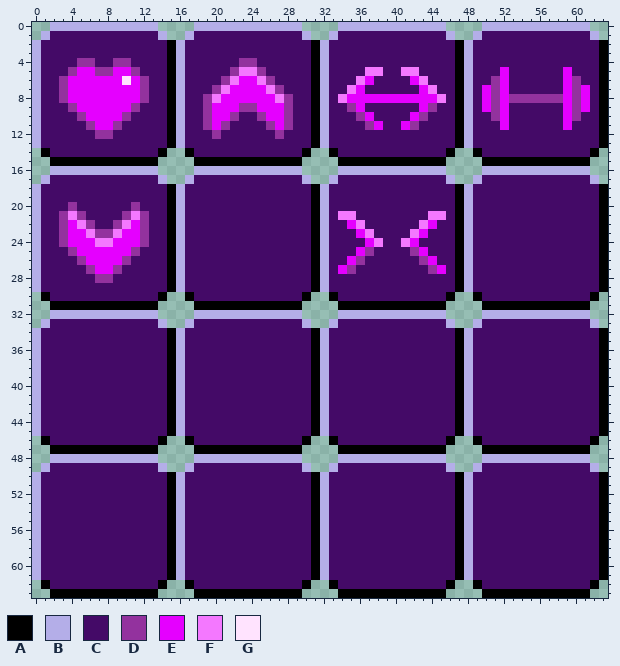
Edited in one commit: pixel-art sprite (assets/sprite_sheet.png). Above is the file before it was changed.
The file is 64x64 pixels.
Palette (. is transparent): A #000000  B #b4aee8  C #440a67  D #93329e  E #e500ff  F #f478ff  G #ffe3fe
Pixels before (only the part around the change), first column x 4:
14 CCCCCCCCCCA..ACCCCCCCCCCCCA..ACCCCCCC
15 AAAAAAAAAA....AAAAAAAAAAAA....AAAAAAA
16 BBBBBBBBBB....BBBBBBBBBBBB....BBBBBBB
17 CCCCCCCCCCB..BCCCCCCCCCCCCB..BCCCCCCC
18 CCCCCCCCCCCABCCCCCCCCCCCCCCABCCCCCCCC
19 CCCCCCCCCCCABCCCCCCCCCCCCCCABCCCCCCCC
20 DCCCCCCDCCCABCCCCCCCCCCCCCCABCCCCCCCC
21 FDCCCCDFDCCABCCCCCCCCCCCCCCABCFFCCCCC
22 EFDCCDFEDCCABCCCCCCCCCCCCCCABCCEFCCCC
23 EEFDDFEEDCCABCCCCCCCCCCCCCCABCCCEFCCC
24 EEEFFEEEDCCABCCCCCCCCCCCCCCABCCCCEFCC
25 DEEEEEEDCCCABCCCCCCCCCCCCCCABCCCEDCCC
26 CDEEEEDCCCCABCCCCCCCCCCCCCCABCCEDCCCC
27 CCDEEDCCCCCABCCCCCCCCCCCCCCABCEDCCCCC
28 CCCDDCCCCCCABCCCCCCCCCCCCCCABCCCCCCCC
29 CCCCCCCCCCCABCCCCCCCCCCCCCCABCCCCCCCC
30 CCCCCCCCCCA..ACCCCCCCCCCCCA..ACCCCCCC
31 AAAAAAAAAA....AAAAAAAAAAAA....AAAAAAA
32 BBBBBBBBBB....BBBBBBBBBBBB....BBBBBBB
33 CCCCCCCCCCB..BCCCCCCCCCCCCB..BCCCCCCC
The result:
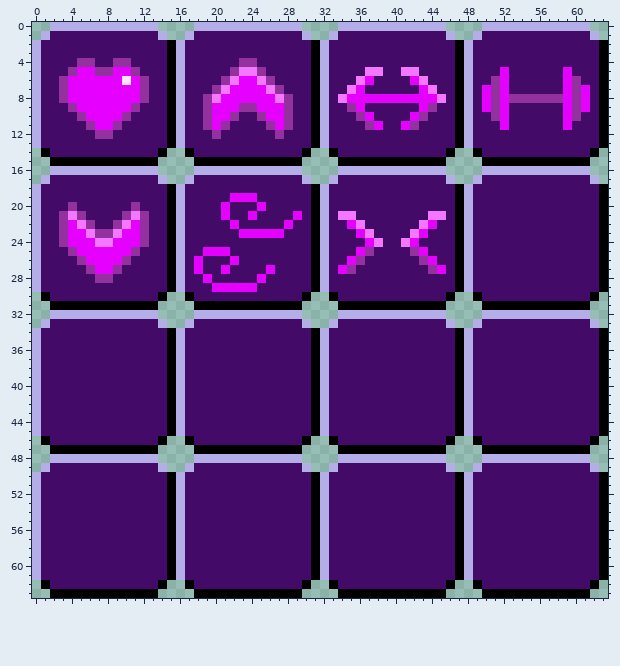
Edits made:
Changed rows in their new state; - is an unchanged pixel.
first column x 18:
19 ----EEE-----
20 ---E---E----
21 ---E--E----E
22 ----E-----E-
23 -----EEEEE--
25 -EEE--------
26 E---E-------
27 E--E----E---
28 -E-----E----
29 --EEEEE-----
